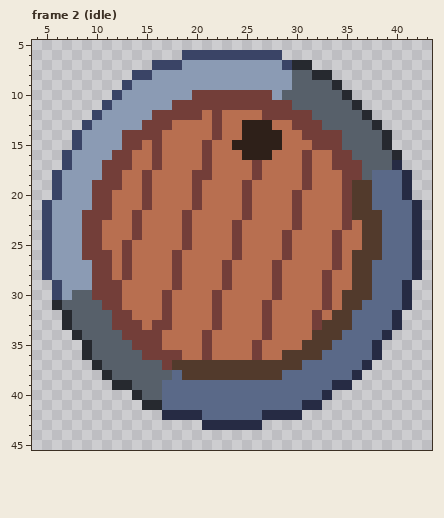
Pixel-art file -- art/hood-markets/rolling-barrel.aseprite. Above is the file before it was changed.
48x48 pixels, 10 frames. Shown: frame 2 (idle): x 4..43, y 5..45.
The same view after the edit:
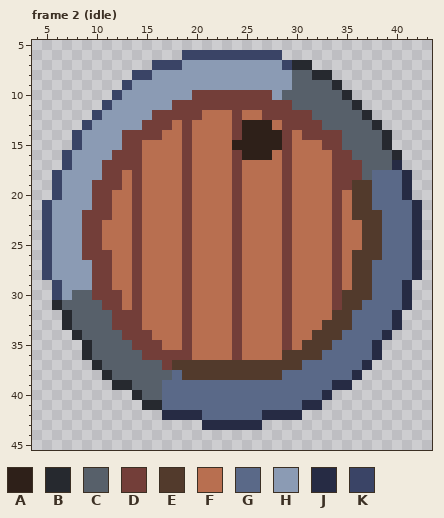
Palette (. is transparent): A #2e2019  B #26292f  C #57606a  D #733e39  E #523a2c  F #b86f50  G #5a6988  H #8b9bb4  J #262b44  K #3a4466
Difference:
Frame 2 (idle):
Colour F gives way to colour D in row 12 at x 24; in rows 13 to 14 at x 19, 24 and 29; in row 15 at x 19 and 29; in rows 16 to 17 at x 14, 19, 24 and 29; in rows 18 to 21 at x 14, 19, 24, 29 and 34; in row 22 at x 24, 29 and 34.
Colour F gives way to colour D in row 23 at x 29 and 34; in row 25 at x 14; in row 26 at x 14 and 19; in row 27 at x 14, 19, 24 and 29; in rows 28 to 31 at x 14, 19, 24, 29 and 34; in row 32 at x 14, 19, 24 and 29.
Colour F gives way to colour D in rows 33 to 35 at x 19, 24 and 29; in row 36 at x 19 and 24.
Colour D gives way to colour F in rows 12 to 14 at x 22; in row 15 at x 16, 21 and 32; in row 16 at x 16, 21 and 31; in row 17 at x 16, 21, 26 and 31; in row 18 at x 15, 20 to 21, 26 and 31; in row 19 at x 15, 20, 25 and 31.
Colour D gives way to colour F in rows 20 to 21 at x 15, 20, 25, 30 and 35; in row 22 at x 25, 30 and 35; in row 23 at x 30 and 35; in row 25 at x 13; in row 26 at x 13 and 18; in row 27 at x 13, 18, 23 and 28.
Colour D gives way to colour F in row 28 at x 13, 18, 23, 28 and 33; in row 29 at x 12, 18, 23, 28 and 33; in row 30 at x 17, 22, 28 and 33; in row 31 at x 17, 22, 27 and 33; in row 32 at x 17, 22, 27 and 32; in row 33 at x 16 to 17, 22, 27 and 32.
Colour D gives way to colour F in row 34 at x 16, 21 and 27; in rows 35 to 36 at x 21 and 26.
